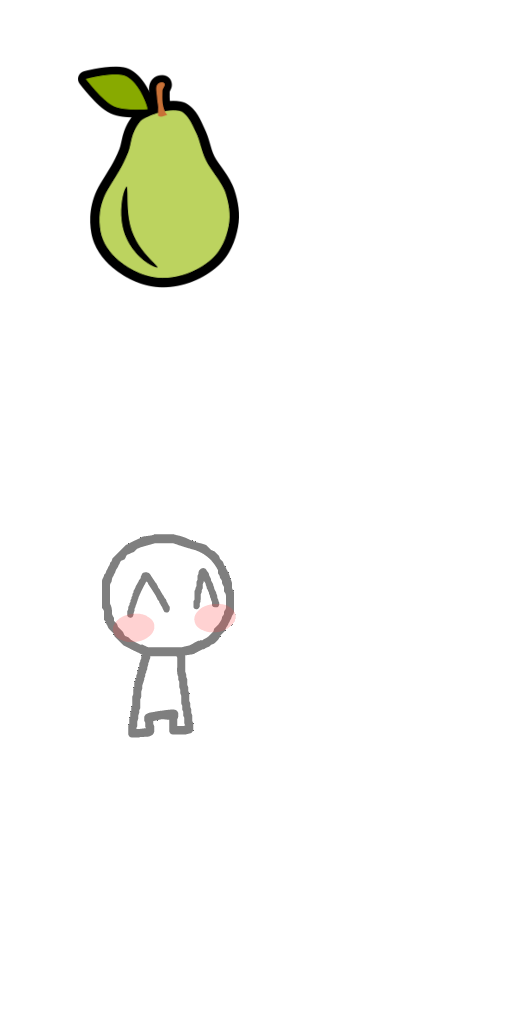
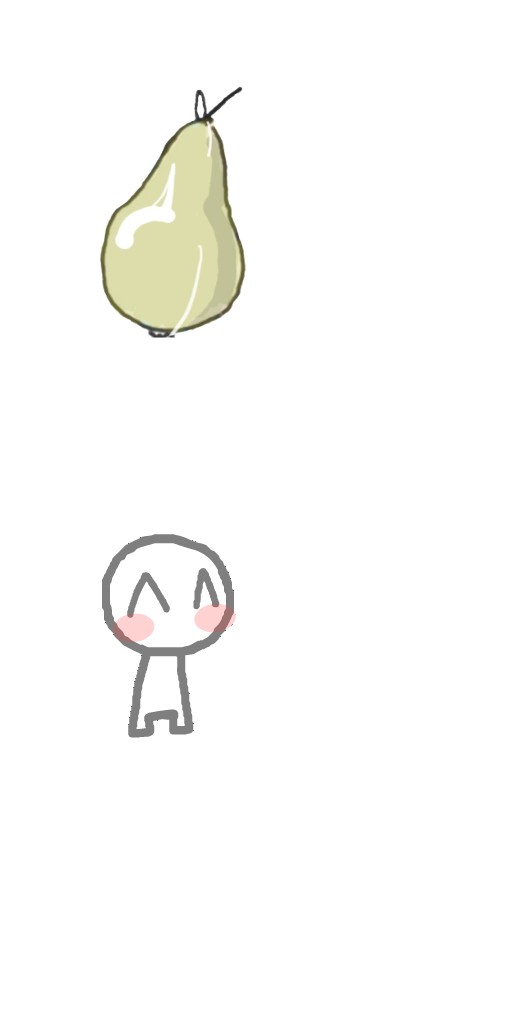
Comparing the layer stacks of the two 512px x 1024px images. Changes:
added layer "Transformation" above "splash_birne.png" over bbox(99, 86, 246, 339)
painted on "splash_birne.png" over bbox(78, 66, 239, 288)
